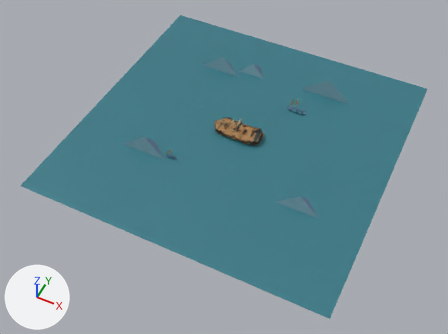
What one commit did to the glTF model arena-maps/blackflag/assets/blackflag_visual.glb.
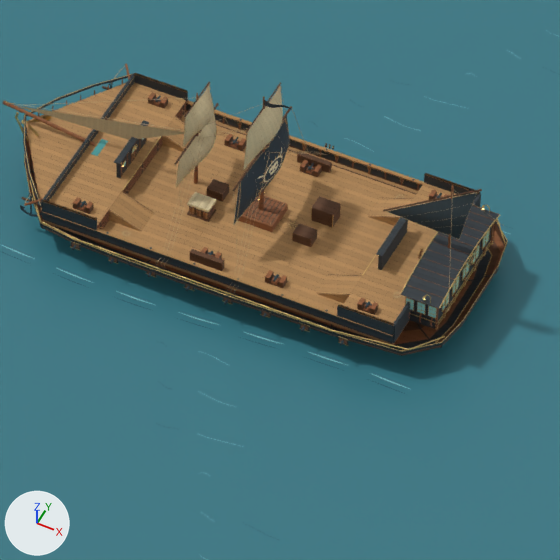
Old and new are each drawn whole from a camera (50 mm lens) standing at (302.0, -658.0, 721.0) and looking at (0.0, -55.0, -33.0) and again close up on the part from 47% to 60% of the width and 33% to 50% of the height. Every picture has the same lights, and +X, +Y and +Z are marked at lower left. The last two pictures show the newer version.

In view in the first close-up: 'DETAIL_chapter_craft', 'DETAIL_ship_gallery', 'DETAIL_ship_sails', 'VIS_bow_deck', 'VIS_bow_ramp_10', 'VIS_bulwark_-17', 'VIS_bulwark_17', 'VIS_end_bulwark_-32', 'VIS_hatch_coaming', 'VIS_main_deck', 'VIS_stern_deck', 'VIS_stern_ramp_10' and 26 more.
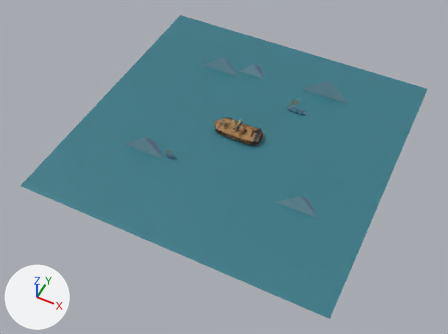
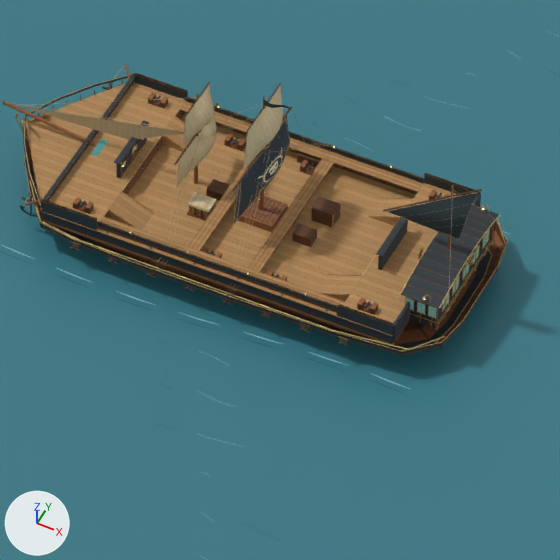
Changed parts and their boxes (x1, y1, x2, y2) in the close-ups (560 x 560 px):
'VIS_gangway_-1', added: after (180, 102, 423, 193)
    faces in mat_deck: (181, 102, 423, 191)
    faces in mat_plank: (180, 103, 422, 192)
'VIS_gangway_1', added: after (97, 217, 345, 312)
    faces in mat_deck: (101, 218, 344, 306)
    faces in mat_plank: (101, 217, 345, 310)
    faces in mat_wooddark: (97, 227, 336, 312)
    faces in mat_timber: (97, 226, 337, 312)
'VIS_crossing_gangway_1', added (brown): after (248, 159, 334, 272)
    faces in mat_deck: (250, 159, 333, 272)
    faces in mat_plank: (248, 159, 331, 271)
'VIS_gangway_rail_1', added: after (97, 221, 337, 311)
    faces in mat_tar: (97, 221, 337, 311)
    faces in mat_woodlight: (99, 222, 337, 307)
'VIS_crossing_gangway_-1', added (brown): after (188, 159, 254, 250)
    faces in mat_deck: (189, 165, 249, 250)
    faces in mat_plank: (188, 159, 254, 249)
'VIS_gangway_rail_-1', added: after (186, 96, 424, 183)
    faces in mat_tar: (186, 96, 424, 183)
    faces in mat_woodlight: (186, 96, 423, 179)

The change, as a list of edits to the scene's bpy script:
```text
Add me_vis_crossing_gangway_1:
    me_vis_crossing_gangway_1.from_pydata(...)  # 92 vertices, 144 faces; spans x 4.4..6.6, y -14.2..14.2, z 2.1..2.4
    # faces by material slot: [24, 72, 36, 12]
    me_vis_crossing_gangway_1.materials.append(mat_timber)
    me_vis_crossing_gangway_1.materials.append(mat_deck)
    me_vis_crossing_gangway_1.materials.append(mat_plank)
    me_vis_crossing_gangway_1.materials.append(mat_wooddark)
Add me_vis_crossing_gangway__1:
    me_vis_crossing_gangway__1.from_pydata(...)  # 92 vertices, 144 faces; spans x -6.6..-4.4, y -14.2..14.2, z 2.1..2.4
    # faces by material slot: [24, 72, 36, 12]
    me_vis_crossing_gangway__1.materials.append(mat_timber)
    me_vis_crossing_gangway__1.materials.append(mat_deck)
    me_vis_crossing_gangway__1.materials.append(mat_plank)
    me_vis_crossing_gangway__1.materials.append(mat_wooddark)
Add me_vis_gangway_rail_1:
    me_vis_gangway_rail_1.from_pydata(...)  # 218 vertices, 340 faces; spans x -22.0..22.0, y -16.8..-16.4, z 2.4..3.4
    # faces by material slot: [264, 64, 12]
    me_vis_gangway_rail_1.materials.append(mat_timber)
    me_vis_gangway_rail_1.materials.append(mat_tar)
    me_vis_gangway_rail_1.materials.append(mat_woodlight)
Add me_vis_gangway_1:
    me_vis_gangway_1.from_pydata(...)  # 100 vertices, 156 faces; spans x -22.0..22.0, y -16.8..-14.2, z 2.1..2.4
    # faces by material slot: [24, 72, 48, 12]
    me_vis_gangway_1.materials.append(mat_timber)
    me_vis_gangway_1.materials.append(mat_deck)
    me_vis_gangway_1.materials.append(mat_plank)
    me_vis_gangway_1.materials.append(mat_wooddark)
Add me_vis_gangway_rail__1:
    me_vis_gangway_rail__1.from_pydata(...)  # 218 vertices, 340 faces; spans x -22.0..22.0, y 16.4..16.8, z 2.4..3.4
    # faces by material slot: [264, 64, 12]
    me_vis_gangway_rail__1.materials.append(mat_timber)
    me_vis_gangway_rail__1.materials.append(mat_tar)
    me_vis_gangway_rail__1.materials.append(mat_woodlight)
Add me_vis_gangway__1:
    me_vis_gangway__1.from_pydata(...)  # 100 vertices, 156 faces; spans x -22.0..22.0, y 14.2..16.8, z 2.1..2.4
    # faces by material slot: [24, 72, 48, 12]
    me_vis_gangway__1.materials.append(mat_timber)
    me_vis_gangway__1.materials.append(mat_deck)
    me_vis_gangway__1.materials.append(mat_plank)
    me_vis_gangway__1.materials.append(mat_wooddark)
Add ob_vis_crossing_gangway_1:
    ob_vis_crossing_gangway_1 = bpy.data.objects.new('VIS_crossing_gangway_1', me_vis_crossing_gangway_1)
    ob_vis_crossing_gangway_1.location = (0.0, 0.0, 0.0)
Add ob_vis_crossing_gangway__1:
    ob_vis_crossing_gangway__1 = bpy.data.objects.new('VIS_crossing_gangway_-1', me_vis_crossing_gangway__1)
    ob_vis_crossing_gangway__1.location = (0.0, 0.0, 0.0)
Add ob_vis_gangway_rail_1:
    ob_vis_gangway_rail_1 = bpy.data.objects.new('VIS_gangway_rail_1', me_vis_gangway_rail_1)
    ob_vis_gangway_rail_1.location = (0.0, 0.0, 0.0)
Add ob_vis_gangway_1:
    ob_vis_gangway_1 = bpy.data.objects.new('VIS_gangway_1', me_vis_gangway_1)
    ob_vis_gangway_1.location = (0.0, 0.0, 0.0)
Add ob_vis_gangway_rail__1:
    ob_vis_gangway_rail__1 = bpy.data.objects.new('VIS_gangway_rail_-1', me_vis_gangway_rail__1)
    ob_vis_gangway_rail__1.location = (0.0, 0.0, 0.0)
Add ob_vis_gangway__1:
    ob_vis_gangway__1 = bpy.data.objects.new('VIS_gangway_-1', me_vis_gangway__1)
    ob_vis_gangway__1.location = (0.0, 0.0, 0.0)
```
